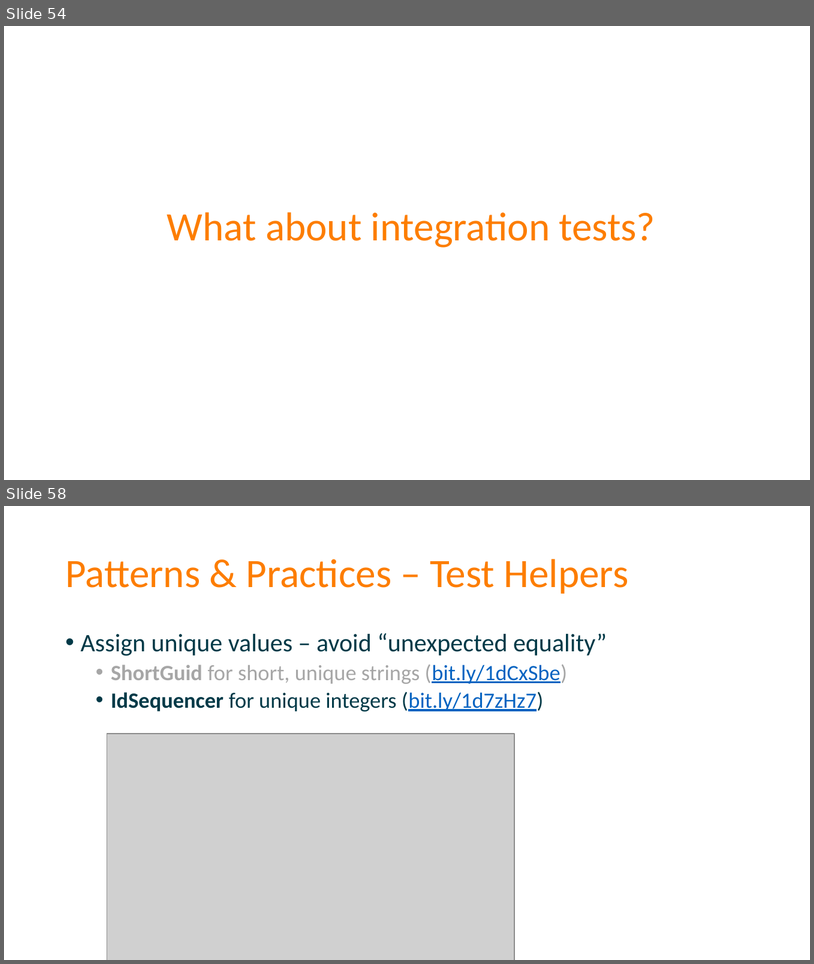
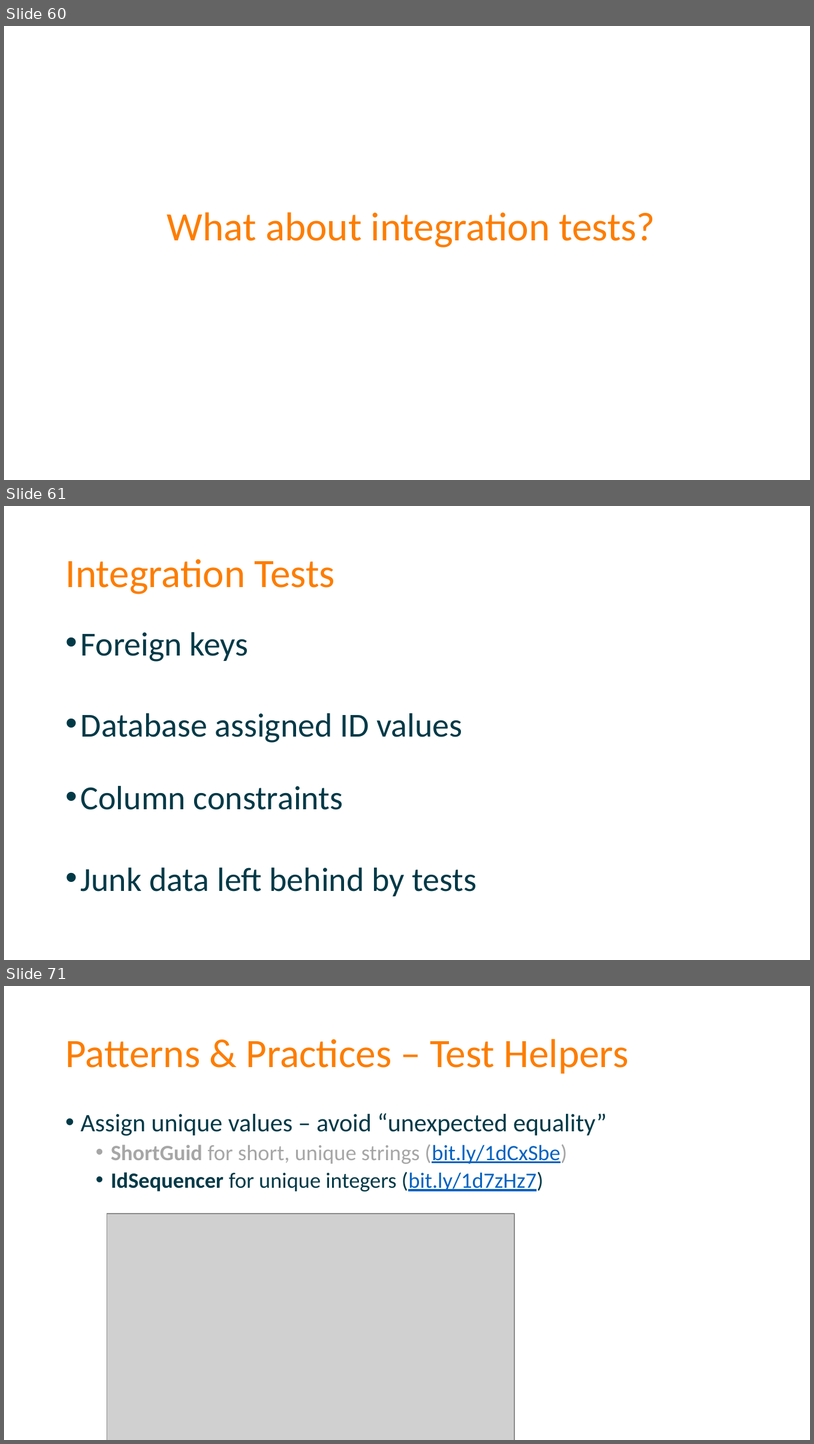
Before and after one commit to spetryjohnson/Talk-Patterns_of_Effective_Test_Setup, a slide deck: POETS - CodeMash 2017.pptx. Shown one above the other, each under a label of ours: slides 54 and 58 before the commit, slides 60, 61 and 71 after it; the slides between them are not shown. The pictures are 814x964 and 814x1444 pixels, drawn with LibreOffice and Linux fonts; fonts in the diff are those of the drawing; grey boxes stand for pictures. Boxes give left, top, right and bottom in pixels: in the first picture for what was removed or moved away, otherwise in the second. Text is boxed around its words. In the diff, an @@ line names an element or a change of style, - is before the commit and + after.

```diff
--- a/POETS - CodeMash 2017.pptx
+++ b/POETS - CodeMash 2017.pptx
@@ slide 61 added at bbox=[4, 506, 810, 960], background #FFFFFF @@
@@ title added at bbox=[65, 559, 335, 594], 48 pt, text #FD7D00 @@
+Integration Tests
@@ text added at bbox=[81, 632, 477, 896], 40 pt, text #013947 @@
+• Foreign keys
+• Database assigned ID values
+• Column constraints
+• Junk data left behind by tests
@@ what was slide 54 is now slide 60 @@
@@ what was slide 58 is now slide 71 @@
```
Also in this commit, not shown: 14 slides changed, 5 other slides added, 14 slides removed, 1 other file.
